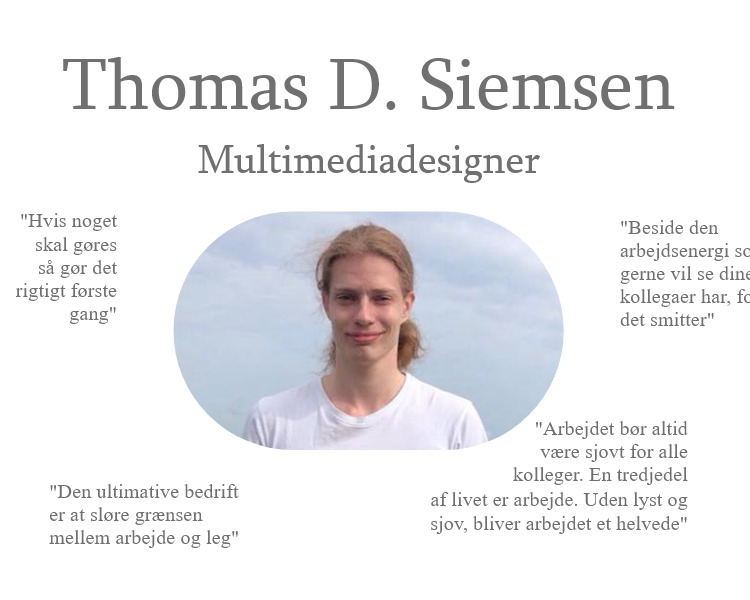
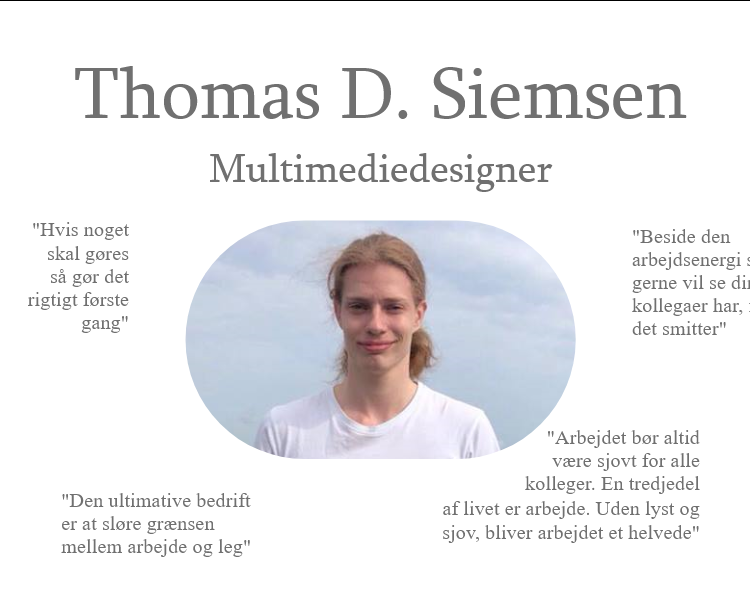
The second (750, 600) image is a revision of the first. Changes to its layers:
renamed "Layer 1" to "Layer 2", painted on it over 0, 0, 750, 557
